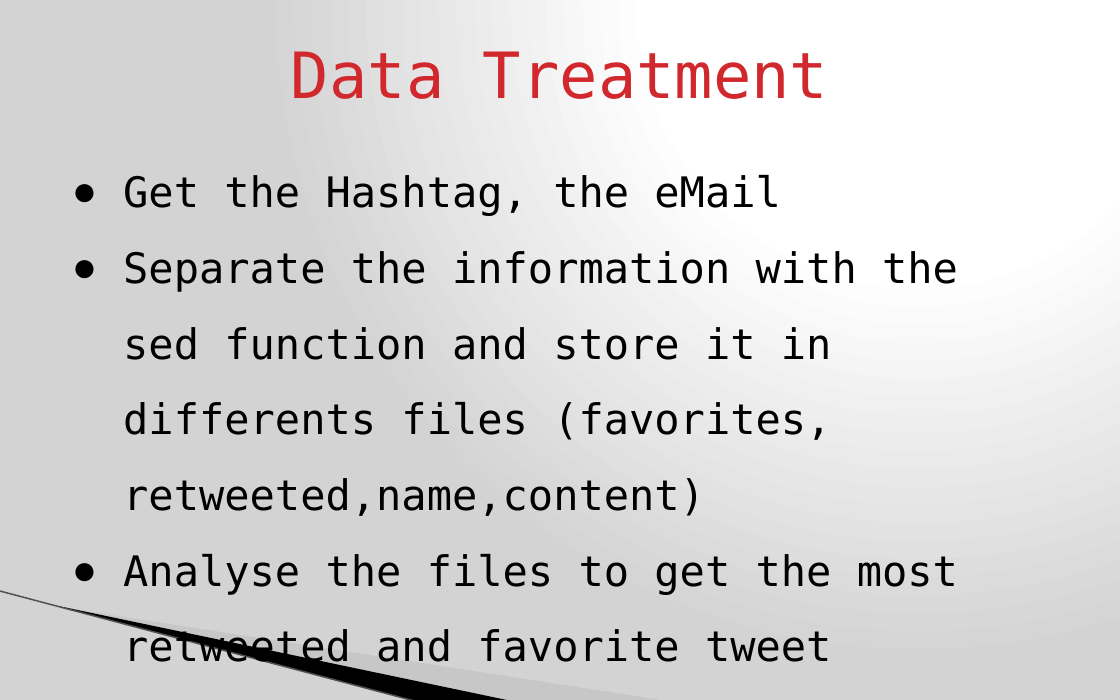
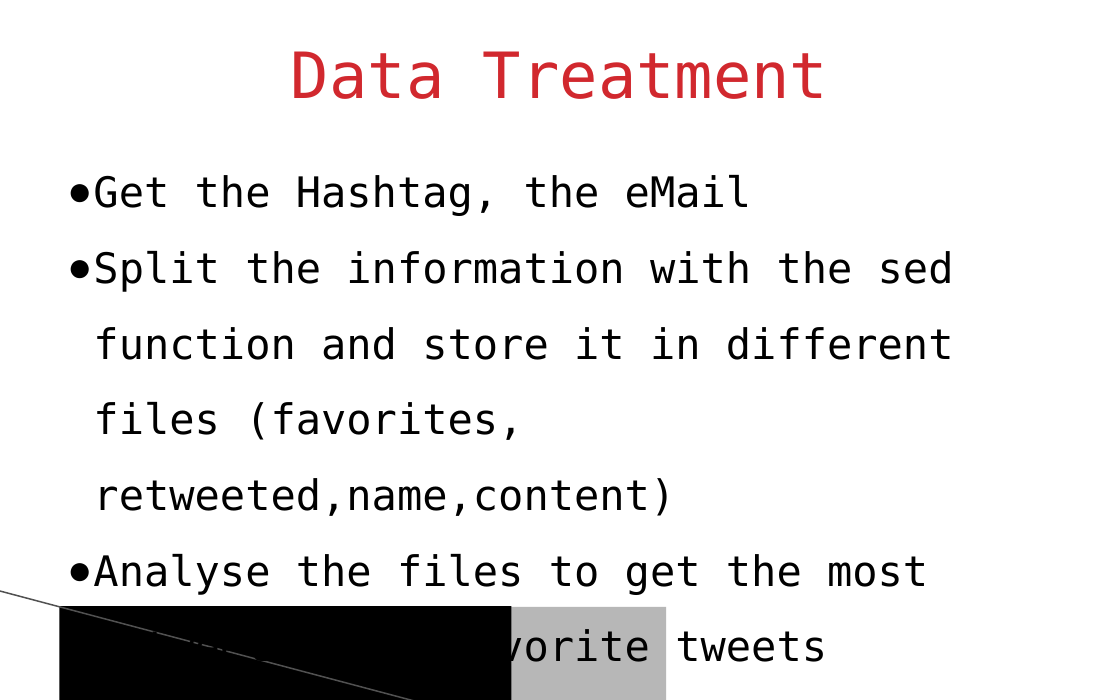
Before and after one commit to peiyunli/isepldc2014, a slide deck: slide 5 of projects/twitterfavrt/Présentation IOSA.pptx. Drawn at 1120x700 pixels with LibreOffice and Linux fonts; fonts in the diff are those of the drawing; background and template pictures are left out. Boxes give left, top, right and bottom in pixels: in the first picture for what was removed or moved away, otherwise in the second. Text is boxed around its words. In the diff, an @@ line names an element or a change of style, - is before the commit and + after.

```diff
--- a/projects/twitterfavrt/Présentation IOSA.pptx
+++ b/projects/twitterfavrt/Présentation IOSA.pptx
@@ background gradient #FFFFFF to #D3D3D3 to #FFFFFF @@
@@ text at <box>93,175,751,216</box>: indent changed @@
@@ text at <box>93,251,954,671</box>: text changed @@
-● Separate the information with the sed function and store it in differents files (favorites, retweeted,name,content)
-● Analyse the files to get the most retweeted and favorite tweet
+● Split the information with the sed function and store it in different files (favorites, retweeted,name,content)
+● Analyse the files to get the most retweeted and favorite tweets
@@ line (0, 590) - (416, 700): stroke #B0B0B0 0.95 pt to #515151 0.96 pt @@
@@ freeform shape removed at <box>59,606,512,700</box> @@
@@ rectangle added at <box>59,606,512,700</box>, fill #000000 @@
@@ freeform shape removed at <box>62,607,666,700</box> @@
@@ rectangle added at <box>62,607,666,700</box>, fill #B7B7B7 @@
```
Also in this commit, not shown: 7 other slides changed, 3 other files.
